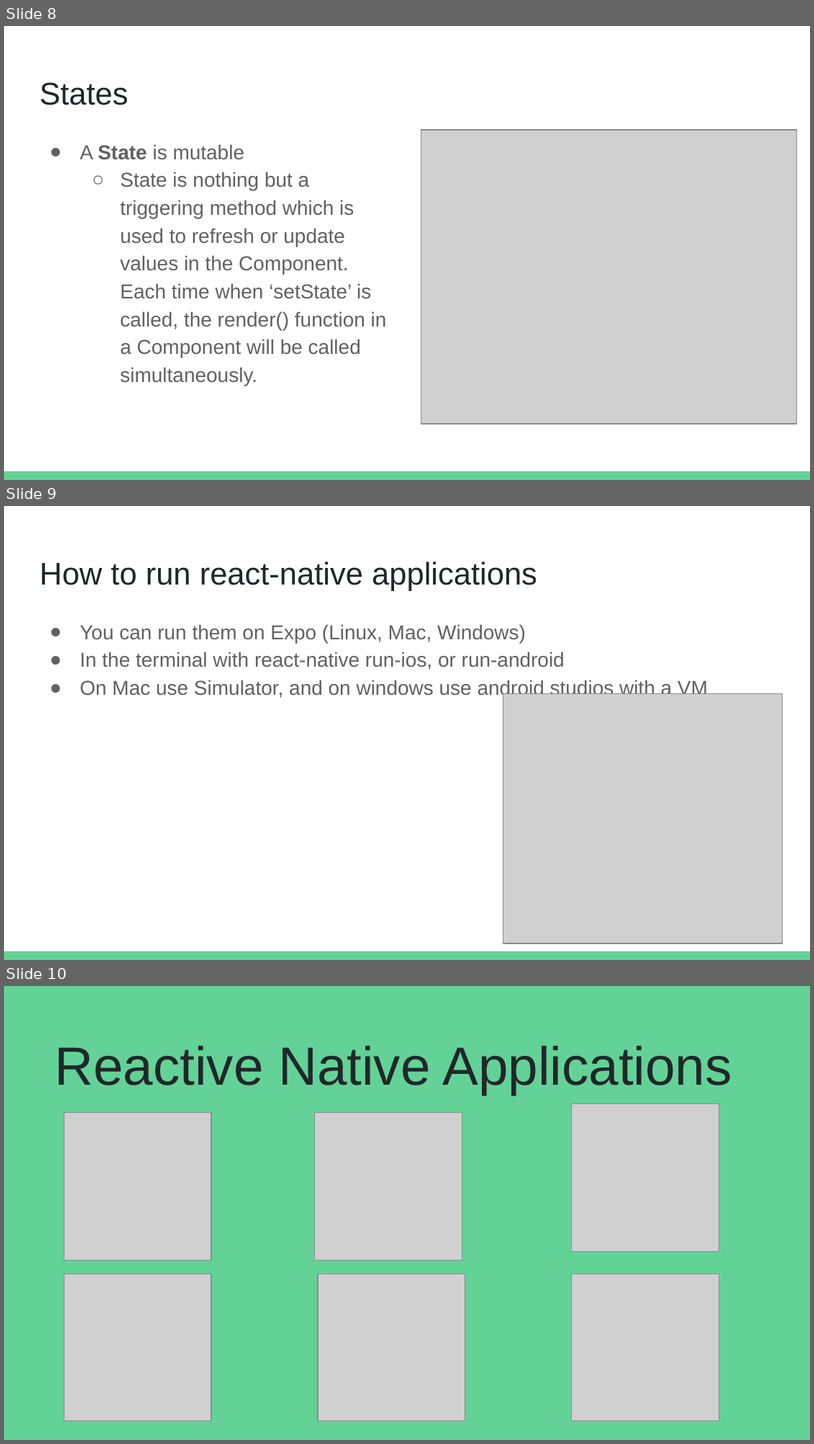
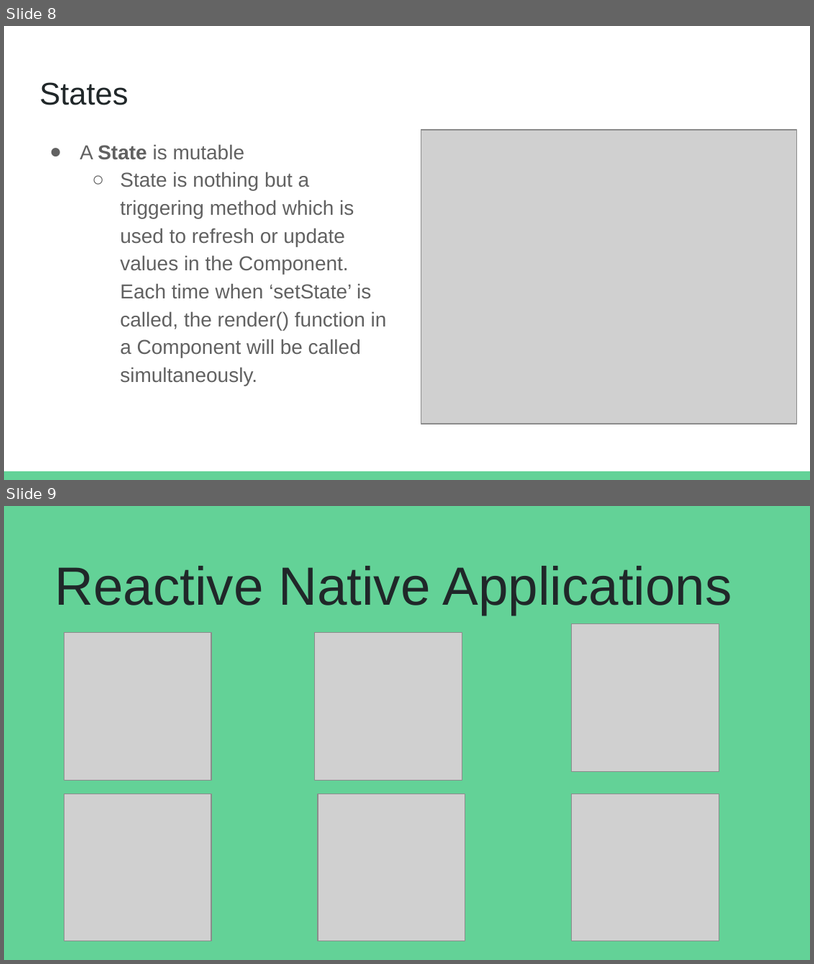
Before and after one commit to chasemoy/lightning-talk, a slide deck: Lightning Talk.pptx. Shown one above the other, each under a label of ours: slides 8, 9 and 10 before the commit, slides 8 and 9 after it. The pictures are 814x1444 and 814x964 pixels, drawn with LibreOffice and Linux fonts; fonts in the diff are those of the drawing; grey boxes stand for pictures. Boxes give left, top, right and bottom in pixels: in the first picture for what was removed or moved away, otherwise in the second. Text is boxed around its words. In the diff, an @@ line names an element or a change of style, - is before the commit and + after.

```diff
--- a/Lightning Talk.pptx
+++ b/Lightning Talk.pptx
@@ slide 9 removed at (4, 506, 810, 960), background #FFFFFF; not listed: 1 template element that a slide beside it also shows @@
@@ title removed at (39, 561, 538, 591) @@
-How to run react-native applications
@@ text removed at (80, 624, 708, 698) @@
-● You can run them on Expo (Linux, Mac, Windows)
-● In the terminal with react-native run-ios, or run-android
-● On Mac use Simulator, and on windows use android studios with a VM
@@ picture removed at (503, 693, 783, 943) @@
@@ what was slide 10 is now slide 9 @@
```
Also in this commit, not shown: 3 slides changed.
